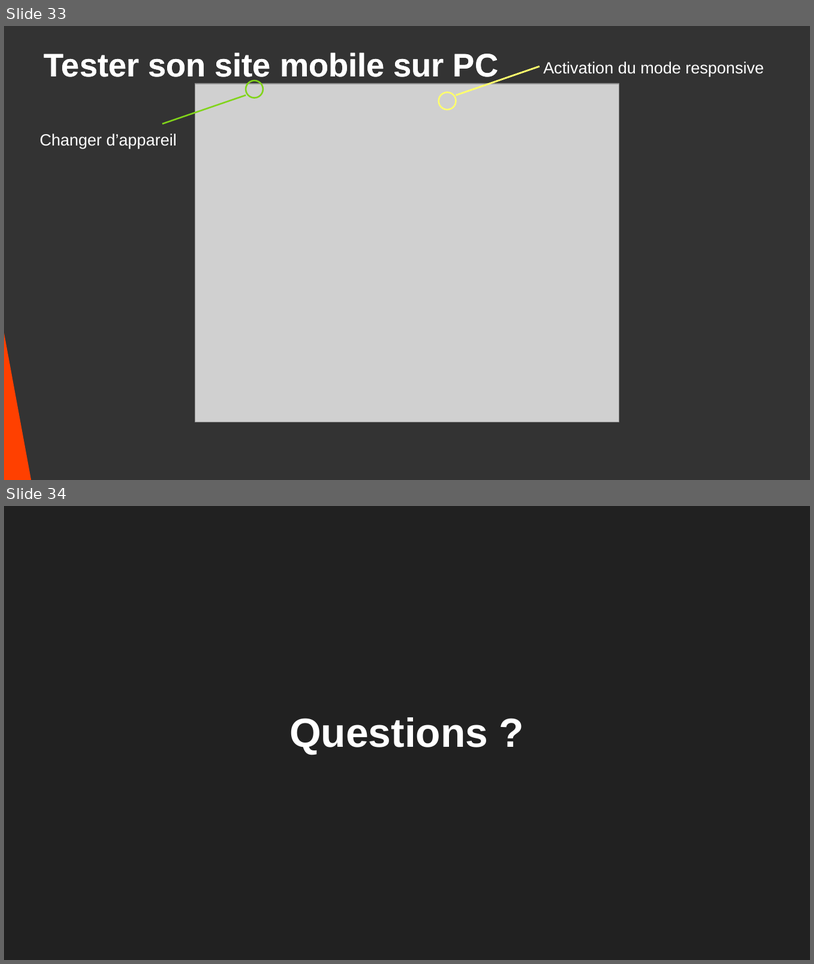
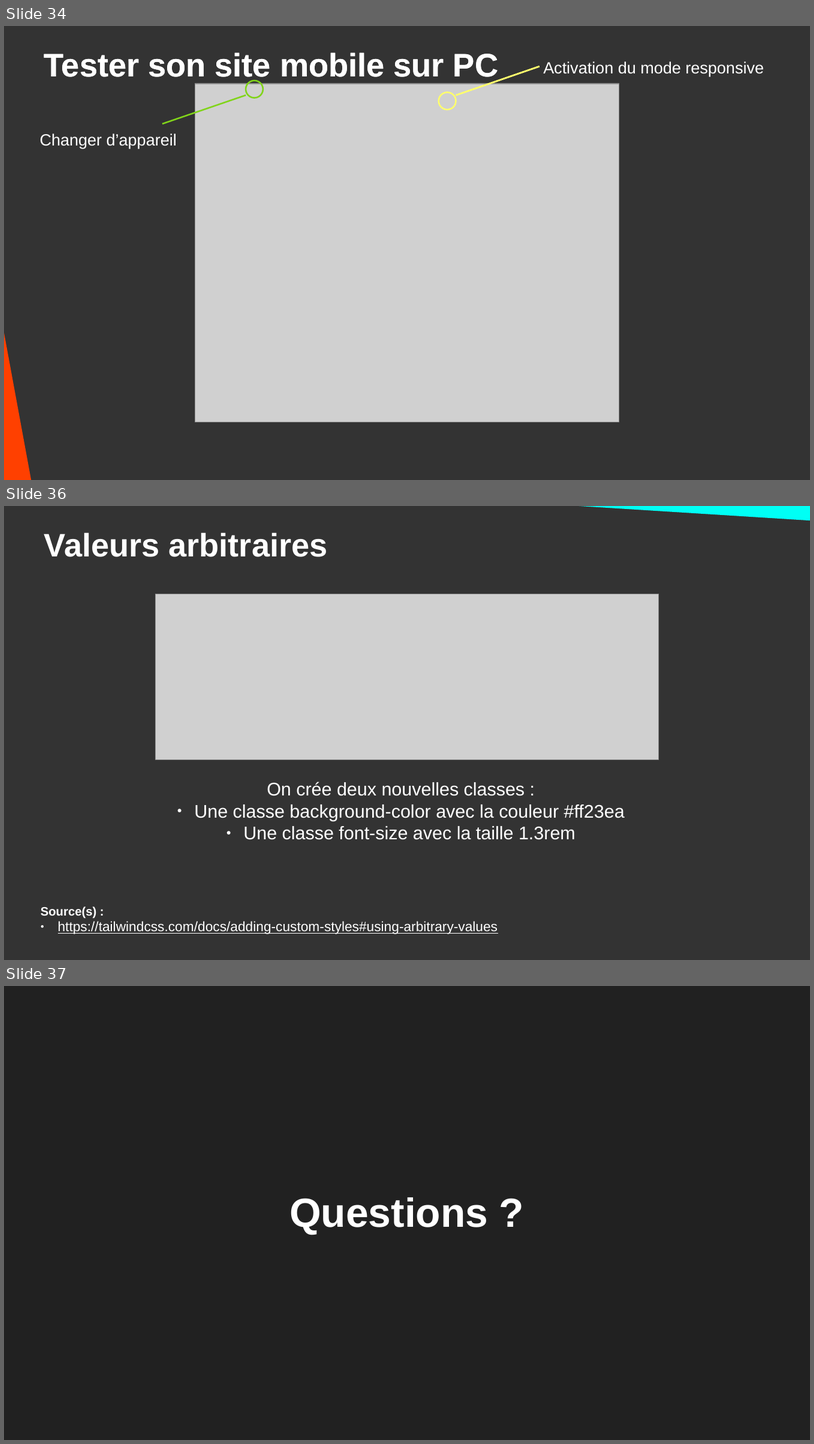
Before and after one commit to DanYellow/cours, a slide deck: integration-web-s2/travaux-pratiques/numero-4/presentation.odp. Shown one above the other, each under a label of ours: slides 33 and 34 before the commit, slides 34, 36 and 37 after it; the slides between them are not shown. The pictures are 814x964 and 814x1444 pixels, drawn with LibreOffice and Linux fonts; fonts in the diff are those of the drawing; grey boxes stand for pictures. Boxes give left, top, right and bottom in pixels: in the first picture for what was removed or moved away, otherwise in the second. Text is boxed around its words. In the diff, an @@ line names an element or a change of style, - is before the commit and + after.

```diff
--- a/integration-web-s2/travaux-pratiques/numero-4/presentation.odp
+++ b/integration-web-s2/travaux-pratiques/numero-4/presentation.odp
@@ slide 36 added at (4, 506, 810, 960), background #333333 @@
@@ right triangle added at (528, 506, 810, 529), fill #00FFF5 @@
@@ title added at (44, 532, 328, 557), 32 pt, text #FFFFFF, bold @@
+Valeurs arbitraires
@@ picture added at (155, 594, 660, 759) @@
@@ text added at (194, 781, 625, 840), 18 pt, text #FFFFFF @@
+On crée deux nouvelles classes :
+● Une classe background-color avec la couleur #ff23ea
+● Une classe font-size avec la taille 1.3rem
@@ text added at (41, 906, 498, 934), 13.4 pt, text #FFFFFF, underline @@
+Source(s) :
+● https://tailwindcss.com/docs/adding-custom-styles#using-arbitrary-values
@@ what was slide 33 is now slide 34 @@
@@ what was slide 34 is now slide 37 @@
```
Also in this commit, not shown: 2 other slides added, 1 other file.
